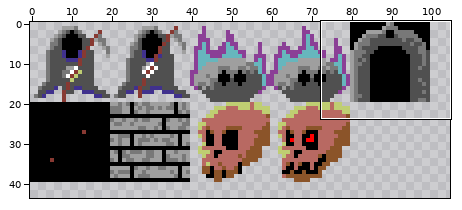
One commit to this pixel-art file: test-sprite.ase. Above: a wide view before the commit, with the close-up outlined.
Close-up. Before the edit:
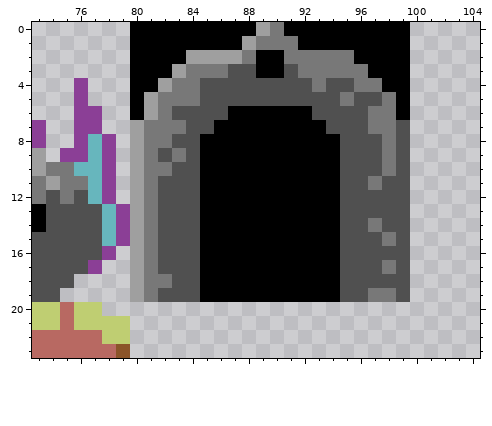
180x180 pixels, 1 frame. Shown: x 73..104, y 0..23. The wide view leaves out empty margins.
Once edited:
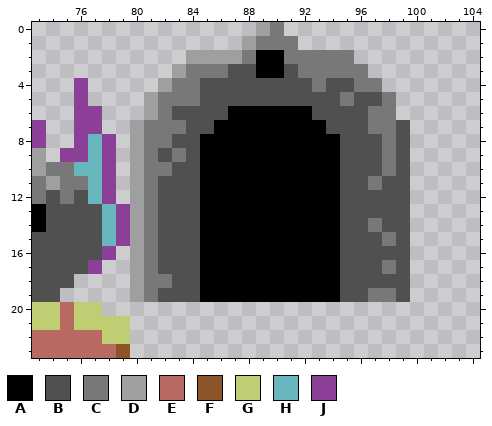
Palette (. is transparent): A #000000  B #505050  C #787878  D #9f9f9f  E #b86962  F #8b5429  G #bfce72  H #67b6bd  J #8b3f96
From the commit log: Update gate sprite Added some transparency
Change:
Layer "Layer 1":
The edit erases colour A in row 0 at x 80 to 88 and 91 to 99; in row 1 at x 80 to 87 and 92 to 99; in row 2 at x 80 to 83 and 96 to 99; in row 3 at x 80 to 82 and 97 to 99; in row 4 at x 80 to 81 and 98 to 99; in rows 5 to 6 at x 80 and 99.
Boxes around the changes in both close-ups, in picture pixels (x1, y1, x2, y2):
erased: (130, 22, 410, 120)
